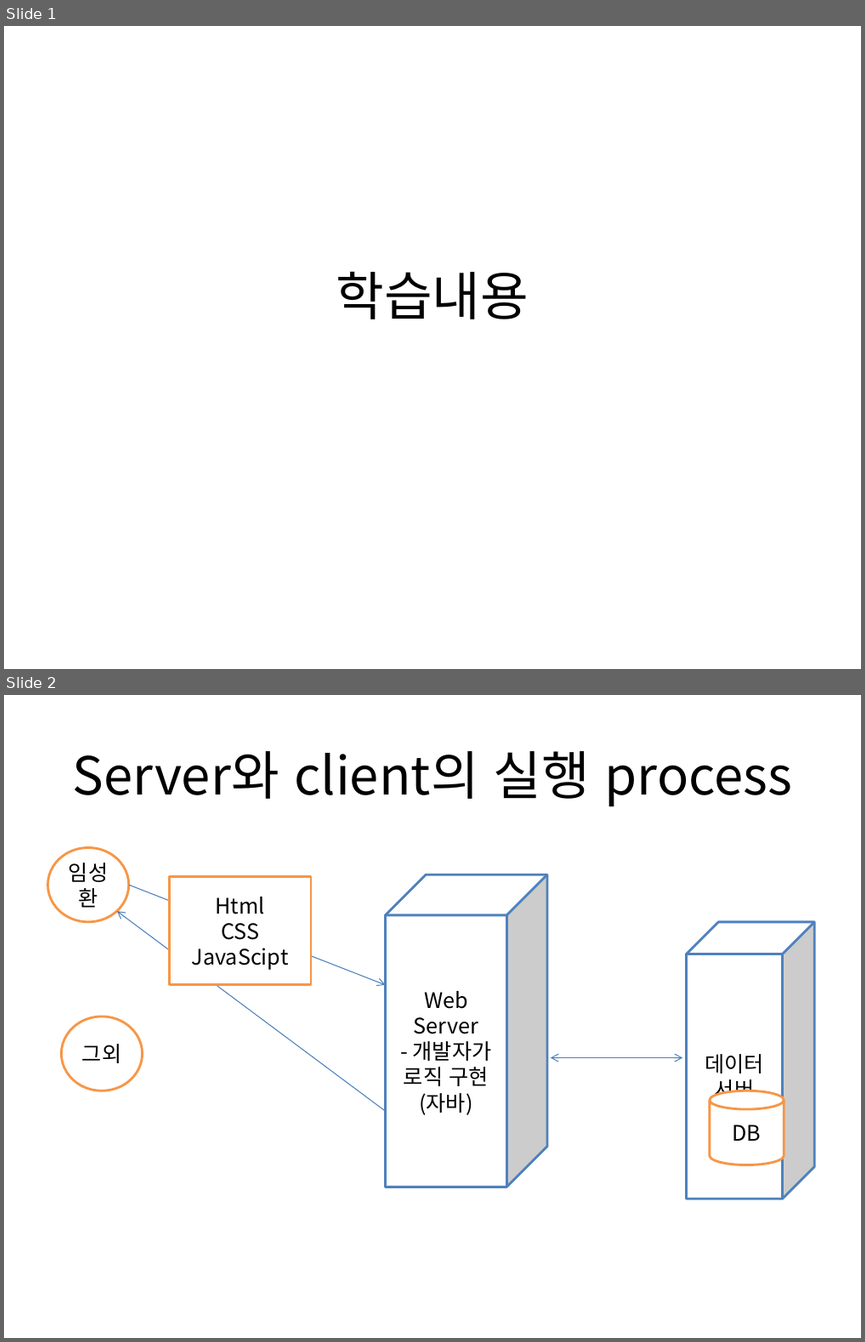
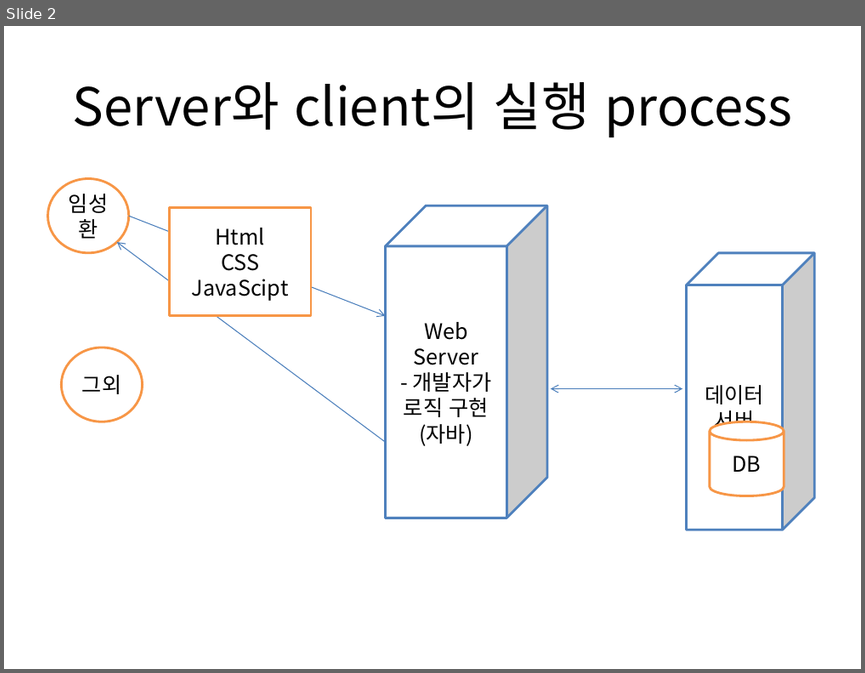
Before and after one commit to hwanginbeom/bigData, a slide deck: 1주차수업중판서내용.pptx. Shown one above the other, each under a label of ours: slides 1 and 2 before the commit, slide 2 after it. The pictures are 865x1342 and 865x673 pixels, drawn with LibreOffice and Linux fonts; fonts in the diff are those of the drawing. Boxes give left, top, right and bottom in pixels: in the first picture for what was removed or moved away, otherwise in the second. Text is boxed around its words. In the diff, an @@ line names an element or a change of style, - is before the commit and + after.

```diff
--- a/1주차수업중판서내용.pptx
+++ b/1주차수업중판서내용.pptx
@@ slide 1 removed at (4,26,861,669), background #FFFFFF @@
@@ title removed at (336,271,529,319) @@
-학습내용
```
Also in this commit, not shown: 1 slide added.
